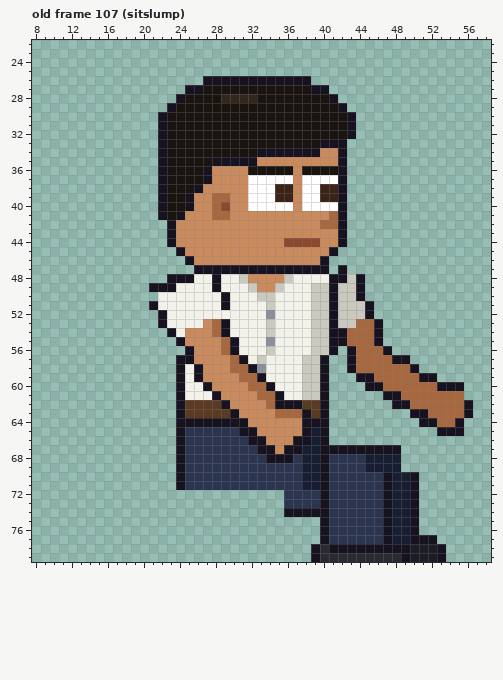
Pixel-art file, stored at sprites/expo/expo_vendj_right_anim.aseprite. The picture above is the old version.
64x80 pixels, 129 frames. Colours within 5 levels of each other are drawn and written as one. Shown: old frame 107 (sitslump): x 8..58, y 22..79. The commit also changed other frames, which this record leaves out.
The same view after the edit:
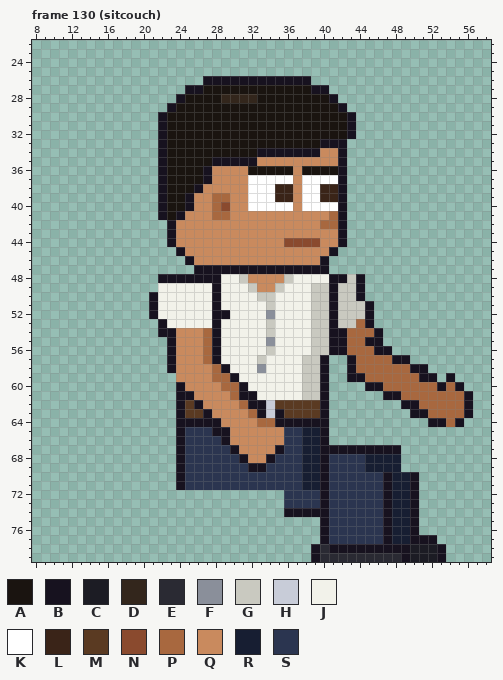
Palette (. is transparent): A #1a1410  B #17121f  C #1c1c24  D #33261c  E #2a2a33  F #8a8f9a  G #c9c9c0  H #c8ccd8  J #f2f2ea  K #ffffff  L #3a2418  M #5a3a22  N #8a4a2e  P #a8683f  Q #c98a5e  R #171e32  S #2b3550
A new or re-ordered frame is compared with the old frame closest to it.
Diff:
{"change": "frames 129 -> 135"}
{"where": "frame 130 (sitcouch) is new; against old frame 107 (sitslump), layers \"Near Arm\", \"Back Arm\""}
{"frame":130,"y":47,"x":42,"old":"B","new":"."}
{"frame":130,"y":48,"x":22,"old":".","new":"B"}
{"frame":130,"y":48,"x":26,"old":"JJ","new":"BB"}
{"frame":130,"y":49,"x":21,"old":"BBB","new":".JJ"}
{"frame":130,"y":50,"x":21,"old":".","new":"B"}
{"frame":130,"y":50,"x":28,"old":"JB","new":"BJ"}
{"frame":130,"y":51,"x":28,"old":"JB","new":"BJ"}
{"frame":130,"y":52,"x":21,"old":".B","new":"BJ"}
{"frame":130,"y":52,"x":28,"old":"JJ","new":"BB"}
{"frame":130,"y":53,"x":27,"old":"QPB","new":"JBJ"}
{"frame":130,"y":53,"x":45,"old":"PB","new":"B."}
{"frame":130,"y":54,"x":22,"old":".","new":"B"}
{"frame":130,"y":54,"x":24,"old":"J","new":"Q"}
{"frame":130,"y":54,"x":27,"old":"QPB","new":"PBJ"}
{"frame":130,"y":55,"x":23,"old":".B","new":"BQ"}
{"frame":130,"y":55,"x":27,"old":"QQPB","new":"PBJJ"}
{"frame":130,"y":55,"x":45,"old":"P","new":"B"}
{"frame":130,"y":56,"x":23,"old":"..B","new":"BQQ"}
{"frame":130,"y":56,"x":27,"old":"QQPB","new":"PBJJ"}
{"frame":130,"y":56,"x":42,"old":".B","new":"BP"}
{"frame":130,"y":56,"x":46,"old":"P","new":"B"}
{"frame":130,"y":57,"x":23,"old":".BB","new":"BQQ"}
{"frame":130,"y":57,"x":27,"old":"QQQPB","new":"PBJJJ"}
{"frame":130,"y":58,"x":23,"old":".BJB","new":"BQQQ"}
{"frame":130,"y":58,"x":28,"old":"QQPPB","new":"PBJJJ"}
{"frame":130,"y":58,"x":51,"old":".","new":"B"}
{"frame":130,"y":59,"x":24,"old":"BJB","new":"QQQ"}
{"frame":130,"y":59,"x":28,"old":"QQQPPB","new":"PPBJJJ"}
{"frame":130,"y":59,"x":43,"old":".","new":"B"}
{"frame":130,"y":59,"x":45,"old":"B","new":"P"}
{"frame":130,"y":59,"x":54,"old":".","new":"B"}
{"frame":130,"y":60,"x":25,"old":"JJB","new":"QQQ"}
{"frame":130,"y":60,"x":29,"old":"QQQPPB","new":"PPBJJJ"}
{"frame":130,"y":60,"x":54,"old":"B","new":"P"}
{"frame":130,"y":61,"x":25,"old":"JJJB","new":"BQQQ"}
{"frame":130,"y":61,"x":30,"old":"QQQPPB","new":"PBBJJJ"}
{"frame":130,"y":61,"x":56,"old":".","new":"B"}
{"frame":130,"y":62,"x":26,"old":"MMMB","new":"BQQQ"}
{"frame":130,"y":62,"x":31,"old":"QQQPBBB","new":"PBBHMMM"}
{"frame":130,"y":62,"x":48,"old":"B","new":"."}
{"frame":130,"y":62,"x":50,"old":"P","new":"B"}
{"frame":130,"y":63,"x":27,"old":"MMMB","new":"BQQQ"}
{"frame":130,"y":63,"x":32,"old":"QQQPPPB","new":"PBHBMMM"}
{"frame":130,"y":64,"x":29,"old":"BBB","new":"QQQ"}
{"frame":130,"y":64,"x":33,"old":"QQQQQ","new":"PPBBB"}
{"frame":130,"y":64,"x":51,"old":"B","new":"."}
{"frame":130,"y":64,"x":53,"old":"P","new":"B"}
{"frame":130,"y":65,"x":28,"old":"SSSBB","new":"BBQQQ"}
{"frame":130,"y":65,"x":36,"old":"QQB","new":"SSR"}
{"frame":130,"y":65,"x":53,"old":"BBB","new":"..."}
{"frame":130,"y":66,"x":29,"old":"SSSBB","new":"BQQQQ"}
{"frame":130,"y":66,"x":36,"old":"QBB","new":"SSR"}
{"frame":130,"y":67,"x":30,"old":"SSSBBQBB","new":"BQQQQBSS"}
{"frame":130,"y":68,"x":31,"old":"SSS","new":"BQQ"}
{"frame":130,"y":68,"x":35,"old":"BB","new":"SS"}
{"frame":130,"y":69,"x":32,"old":"SS","new":"BB"}
{"label":"erased","picture_box":[338,265,347,274]}
{"label":"changed","picture_box":[149,274,473,472]}
